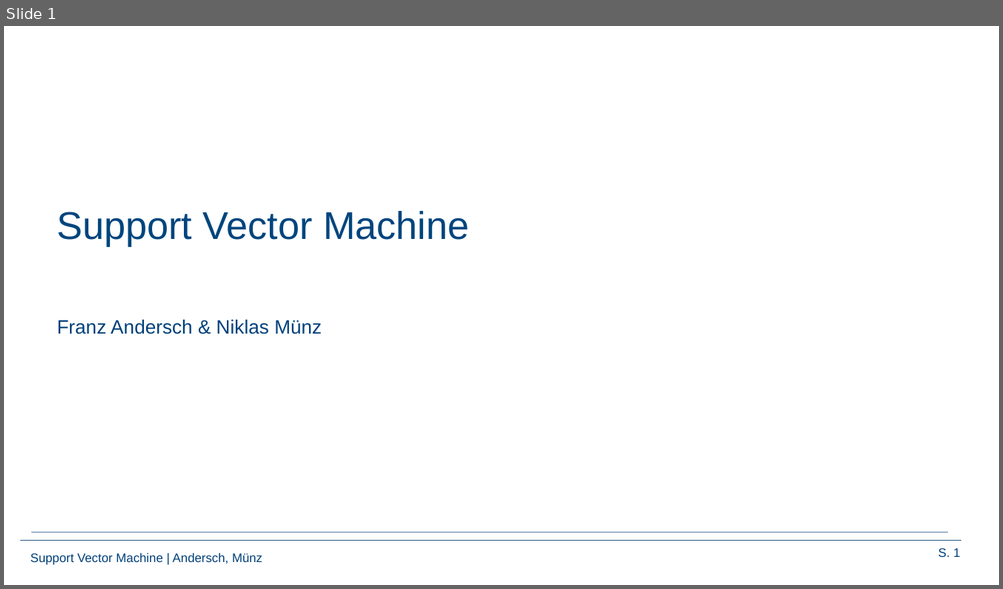
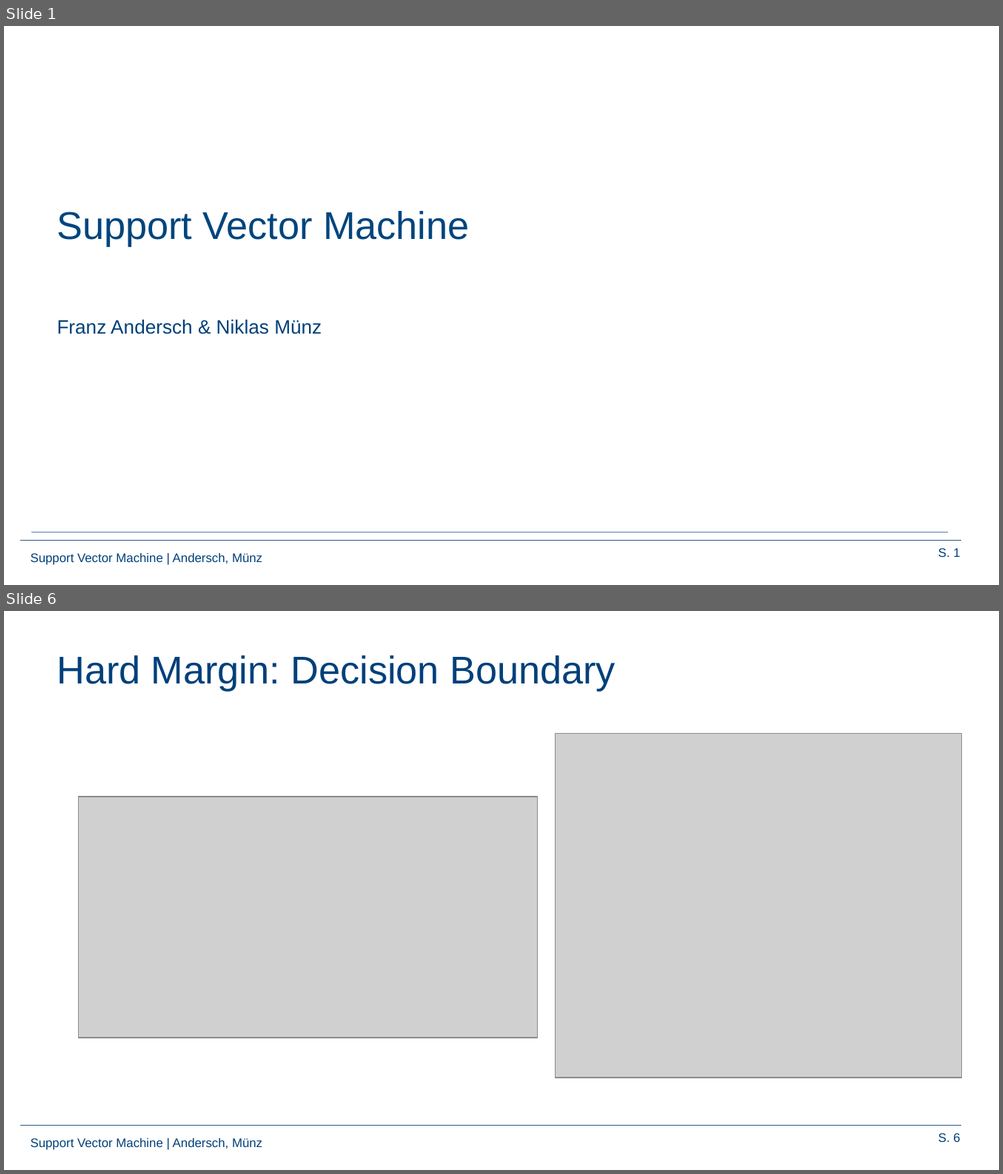
Before and after one commit to Frandersch/Statistical-Machine-Learning, a slide deck: Präsentation/Support Vector Machines.pptx. Shown one above the other, each under a label of ours: slide 1 before the commit, slides 1 and 6 after it; the slides between them are not shown. The pictures are 1003x589 and 1003x1174 pixels, drawn with LibreOffice and Linux fonts; fonts in the diff are those of the drawing; grey boxes stand for pictures; background and template pictures are left out. Boxes give left, top, right and bottom in pixels: in the first picture for what was removed or moved away, otherwise in the second. Text is boxed around its words. In the diff, an @@ line names an element or a change of style, - is before the commit and + after.

```diff
--- a/Präsentation/Support Vector Machines.pptx
+++ b/Präsentation/Support Vector Machines.pptx
@@ slide 6 added at <box>4,611,999,1170</box>, background #FFFFFF; not listed: 3 template elements that a slide beside it also shows @@
@@ title added at <box>57,655,615,691</box>, 28 pt, text #00407A @@
+Hard Margin: Decision Boundary
@@ picture added at <box>555,733,961,1079</box> @@
@@ picture added at <box>79,797,537,1039</box> @@
```
Also in this commit, not shown: 12 slides changed, 10 other slides added, 8 slides removed.
